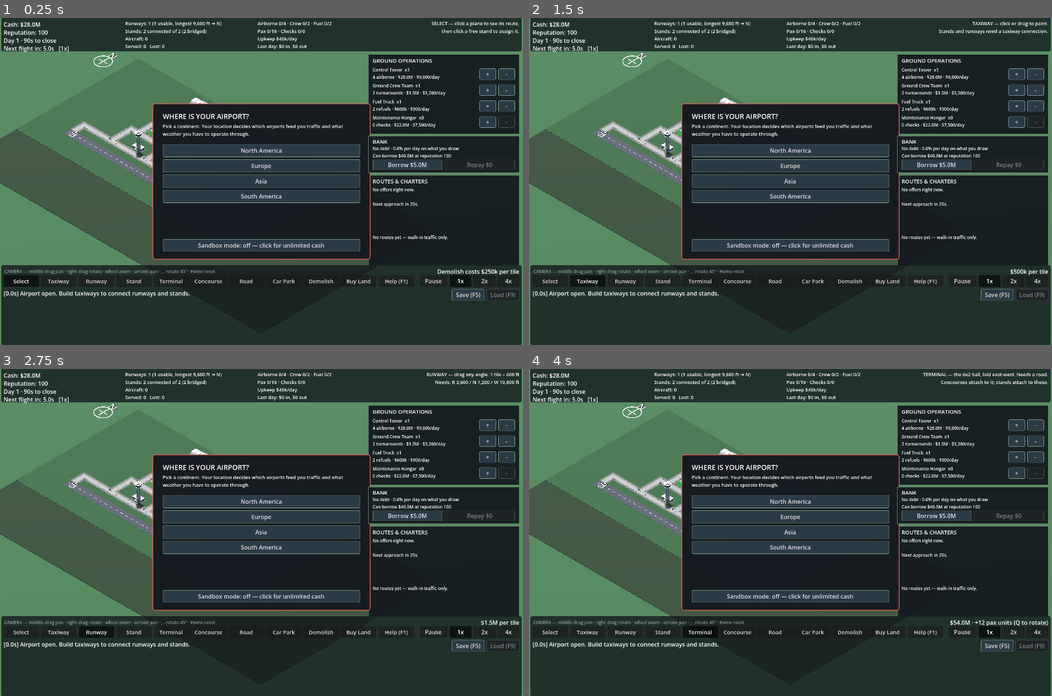
Above: before the commit, frames 1-4 (two rows, left to right).
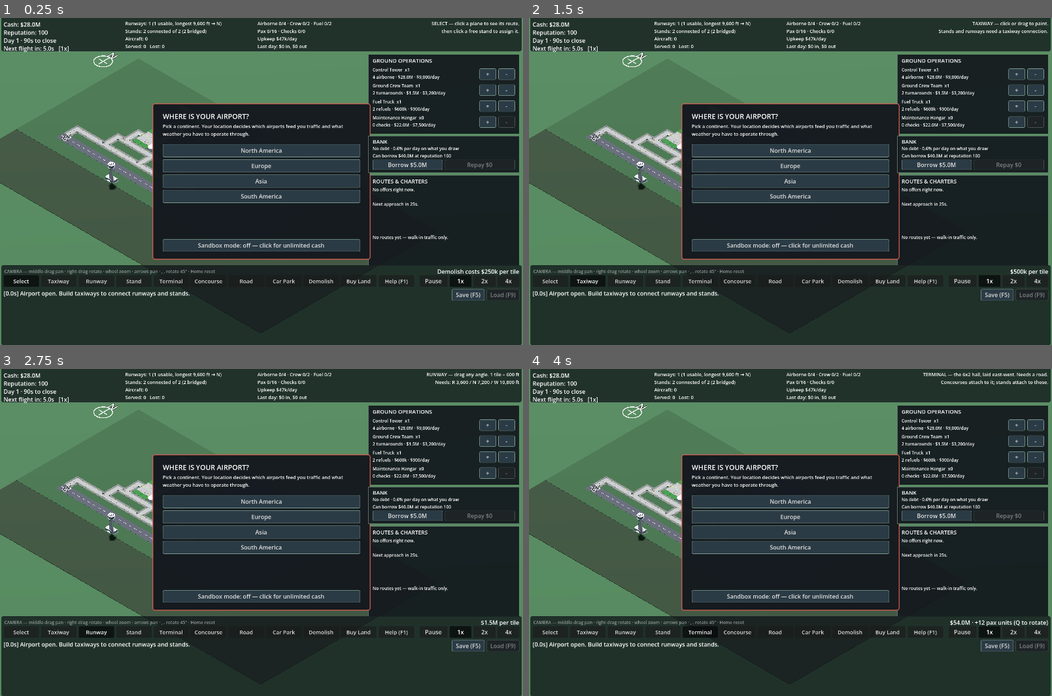
Above: after the commit, the same moments.

Repository: gerp93/airport
Game: Godot game, scene res://Main.tscn
Same seed, same stepped clock (60 frames per second), same inputs: the game is played once before the commit and once after it.
Inputs:
- Up to frame 1 (0.25 s): no input
- Up to frame 2 (1.5 s): click "Select" at 0.5 s; click "Taxiway" at 1.25 s
- Up to frame 3 (2.75 s): click "Runway" at 2 s
- Up to frame 4 (4 s): click "Stand" at 2.75 s; click "Terminal" at 3.5 s

The runs differ from the first frame. In frame 1, 2.0% of the frame differs, in the area x 10-55%, y 5-54%; in frame 2, 2.0%; in frame 3, 2.0%; in frame 4, 2.0%.

Commit message:
Stop the taxiway kit shading itself, and set the airport back from the fence
The quarter-circles of shade on the taxiways were shadow, not geometry --
confirmed by rendering the same frame with the directional shadow off,
where they vanished entirely. The kit's pavement, shoulders and turn
fillets are separate slabs at slightly different heights, so every
fillet's curved edge threw a shadow across the slab beside it. An apron
is the worst case: every cell there is a crossroads, so every cell had
four. Flat ground has no business casting a shadow at all, so the kit
no longer does. The buildings and the tower still do.

Underneath that was a second, real defect. Each junction piece fills the
outside of its turn fillet with dark asphalt shoulder, which is correct
for a junction standing in grass and wrong in the middle of an apron.
Those corners are now repainted as pavement whenever the tile diagonally
beyond them is pavement too. Repainted rather than dropped: the fillet
sharing that corner box is only a quarter-disc, so deleting the shoulder
around it would leave a crescent of bare ground inside what should read
as unbroken concrete. Corners are identified by geometry rather than by
name, because the kit's names are laid out in its own frame and do not
survive the mapping -- cross's "shoulder_sw" is at its north-west.

_add_model() grew a remap callable and a shadow flag to carry both. They
are inputs to the weld, so the corner mask is part of the cache key; the
remap only runs on a miss.

The starter airport moves two rows south so the access road is three
cells rather than one. A single cell read as a terminal built on the
fenceline -- a kerb, not an approach -- and the car parks now sit at the
frontage rather than out on the boundary. The rows came from the
apron-to-parallel links, which were two cells deep for no reason: what
makes that loop work is that there are three of them, not how long each
one is. Everything below the buildings moved together, so the loop is
unchanged in shape.

Verified: tool sweep clean, balance run 0 script errors, 0 gridlocked,
0 towed off, 27 turnarounds -- the one-cell links did not cost anything.

Co-Authored-By: Claude Opus 5 <noreply@anthropic.com>

Diff:
--- a/AirportGrid.gd
+++ b/AirportGrid.gd
@@ -1163,44 +1163,49 @@
 # --- starting layout ---
 
 func seed_starter_airport() -> void:
-	# The whole movement area sits two rows further south than it used to. A pier
-	# is six cells now and a stand three, and the old stack ran the apron straight
-	# through where the pier's last two cells go. Everything below the buildings
-	# moved together, so the loop the layout was tuned around is unchanged in
-	# shape — only its offset.
-	place_runway_seg(cell_to_world(Vector2i(4, 14)), cell_to_world(Vector2i(19, 14)))
+	# The stack, north to south, and every row of it is spoken for: three cells of
+	# access road, the hall, a six-cell pier with the stands on its southern half,
+	# the apron, one row of links, the parallel taxiway, the runway stubs, and the
+	# runway. Eighteen owned rows, fourteen of them used.
+	#
+	# The road is three cells because one looked like the terminal had been built
+	# on the fenceline — there was no approach to it, just a kerb. The rows for
+	# that came from the apron-to-parallel links, which used to be two cells deep
+	# and had no reason to be: what makes the loop work is that there are THREE of
+	# them, not how long each one is.
+	place_runway_seg(cell_to_world(Vector2i(4, 15)), cell_to_world(Vector2i(19, 15)))
 	# A parallel taxiway plus an apron loop, so a blocked plane has a detour to
 	# find. A single-width spine deadlocks head-on traffic almost immediately.
 	for x in range(4, 22):
-		place_taxiway(Vector2i(x, 12))
+		place_taxiway(Vector2i(x, 13))
 	# Apron, parallel taxiway and the two links between them — the same loop the
 	# pre-pier layout used, and the reason it never deadlocked. Every stand below
 	# opens straight onto the apron row, so no aircraft ever enters a cul-de-sac.
 	# Hanging stands off single-width service lanes instead cost 6-7 gridlocks a
 	# run; widening those lanes fixed it but read as a double-width taxiway.
 	for x in range(8, 21):
-		place_taxiway(Vector2i(x, 9))
-	place_taxiway(Vector2i(4, 13))
-	place_taxiway(Vector2i(19, 13))
+		place_taxiway(Vector2i(x, 11))
+	place_taxiway(Vector2i(4, 14))
+	place_taxiway(Vector2i(19, 14))
 	# Links between the apron and the parallel taxiway. Three, not two: with only
 	# the ends joined, a departure pushing back met an arrival head-on and the
 	# nearest detour was the full length of the apron, which is what "gridlocked
 	# outbound" was. A middle link gives blocked traffic somewhere to go without
 	# widening anything.
-	for y in [10, 11]:
-		for x in [8, 13, 20]:
-			place_taxiway(Vector2i(x, y))
+	for x in [8, 13, 20]:
+		place_taxiway(Vector2i(x, 12))
 
 	# The landside spine, north to south: road in from the map edge, car parks
 	# beside it, the hall across the top, then a pier hanging off it at right
 	# angles — the 1-to-N relationship the building model exists for — with a
 	# stand on each flank. Every stand touches the pier and nothing touches the
 	# hall.
-	place_road(Vector2i(13, 0))
-	place_parking(Vector2i(12, 0))
-	place_parking(Vector2i(14, 0))
-	place_terminal(building_cells(Vector2i(10, 1), TERMINAL_SIZE, 0), 0)
-	place_concourse(building_cells(Vector2i(12, 3), CONCOURSE_SIZE, 0), 0)
+	for y in 3:
+		place_road(Vector2i(13, y))
+	place_parking(Vector2i(12, 2))
+	place_parking(Vector2i(14, 2))
+	place_terminal(building_cells(Vector2i(10, 3), TERMINAL_SIZE, 0), 0)
+	place_concourse(building_cells(Vector2i(12, 5), CONCOURSE_SIZE, 0), 0)
 
 	# The column order across the apron is: taxilane, stands, PIER, stands,
 	# taxilane. Every stand therefore has the pier on one flank and pavement on
@@ -1230,8 +1235,8 @@
 	# second stand on each flank, but taking it means adding the passing room to
 	# go with it — a decision for the player rather than a trap the opening
 	# layout walks them into.
-	for y in [7, 8]:
+	for y in [9, 10]:
 		place_taxiway(Vector2i(9, y))
 		place_taxiway(Vector2i(15, y))
-	for anchor in [Vector2i(10, 6), Vector2i(13, 6)]:
+	for anchor in [Vector2i(10, 8), Vector2i(13, 8)]:
 		place_stand(stand_cells_for(anchor, 0), 0)
--- a/Render3D.gd
+++ b/Render3D.gd
@@ -358,22 +358,49 @@
 var _model_xforms := {}
 
 
-func _add_model(key: String, scene: PackedScene, pre: Transform3D, xf: Transform3D) -> void:
+# `remap` optionally repaints or drops individual meshes as they are welded. It
+# takes (node name, material name, bounds in the welded frame) and returns the
+# material name to use, or "" to drop the mesh. It only runs on a cache miss, so
+# whatever varies it MUST also vary the key.
+func _add_model(key: String, scene: PackedScene, pre: Transform3D, xf: Transform3D,
+		remap := Callable(), shadows := true) -> void:
 	if not _model_xforms.has(key):
-		_model_xforms[key] = {"scene": scene, "pre": pre, "x": []}
+		_model_xforms[key] = {
+			"scene": scene, "pre": pre, "remap": remap, "shadows": shadows, "x": [],
+		}
 	(_model_xforms[key]["x"] as Array).append(xf)
 
 
-func _welded_mesh(key: String, scene: PackedScene, pre: Transform3D) -> ArrayMesh:
+func _welded_mesh(key: String, scene: PackedScene, pre: Transform3D,
+		remap := Callable()) -> ArrayMesh:
 	if _welded.has(key):
 		return _welded[key]
 	var src: Node3D = scene.instantiate()
+	# Collected first, grouped second: a remap can send a mesh to a material that
+	# has not been walked yet, and resolving names against a half-filled table
+	# would silently depend on the order the .glb happens to list its nodes in.
+	var parts: Array = []
+	var by_name := {}
+	_collect_parts(src, pre, parts, by_name)
+
 	var by_mat := {}
 	# Materials are dictionary keys, so surface order would otherwise be whatever
 	# the hash happens to give. Kept explicit, so a rebuild cannot reorder a
 	# model's markings under its own pavement.
 	var order: Array = []
-	_weld(src, pre, by_mat, order)
+	for p in parts:
+		var mat: Material = p["mat"]
+		if remap.is_valid():
+			var want: String = remap.call(p["node"], p["name"], p["box"])
+			if want == "":
+				continue
+			mat = by_name.get(want, mat)
+		if not by_mat.has(mat):
+			var st := SurfaceTool.new()
+			st.begin(Mesh.PRIMITIVE_TRIANGLES)
+			by_mat[mat] = st
+			order.append(mat)
+		(by_mat[mat] as SurfaceTool).append_from(p["mesh"], p["surface"], p["xf"])
 
 	var out := ArrayMesh.new()
 	for mat in order:
@@ -385,7 +412,7 @@
 	return out
 
 
-func _weld(n: Node, xf: Transform3D, by_mat: Dictionary, order: Array) -> void:
+func _collect_parts(n: Node, xf: Transform3D, parts: Array, by_name: Dictionary) -> void:
 	var here := xf
 	if n is Node3D:
 		here = xf * (n as Node3D).transform
@@ -395,14 +422,16 @@
 		if m != null:
 			for s in m.get_surface_count():
 				var mat: Material = mi.get_active_material(s)
-				if not by_mat.has(mat):
-					var st := SurfaceTool.new()
-					st.begin(Mesh.PRIMITIVE_TRIANGLES)
-					by_mat[mat] = st
-					order.append(mat)
-				(by_mat[mat] as SurfaceTool).append_from(m, s, here)
+				var nm := "" if mat == null else mat.resource_name
+				if nm != "" and not by_name.has(nm):
+					by_name[nm] = mat
+				parts.append({
+					"node": String(mi.name), "name": nm, "mat": mat,
+					"mesh": m, "surface": s, "xf": here,
+					"box": here * mi.get_aabb(),
+				})
 	for c in n.get_children():
-		_weld(c, here, by_mat, order)
+		_collect_parts(c, here, parts, by_name)
 
 
 # No material_override, unlike _flush_batches: a welded mesh carries a surface per
@@ -417,12 +446,14 @@
 		var mm := MultiMesh.new()
 		# Format before instance_count — changing it afterwards wipes the buffer.
 		mm.transform_format = MultiMesh.TRANSFORM_3D
-		mm.mesh = _welded_mesh(key, b["scene"], b["pre"])
+		mm.mesh = _welded_mesh(key, b["scene"], b["pre"], b["remap"])
 		mm.instance_count = xforms.size()
 		for i in xforms.size():
 			mm.set_instance_transform(i, xforms[i])
 		var mmi := MultiMeshInstance3D.new()
 		mmi.multimesh = mm
+		if not b["shadows"]:
+			mmi.cast_shadow = GeometryInstance3D.SHADOW_CASTING_SETTING_OFF
 		var g: Rect2 = grid.grid_rect()
 		mmi.custom_aabb = AABB(
 			Vector3(g.position.x - 2000.0, -400.0, g.position.y - 2000.0),
@@ -966,8 +997,81 @@
 	# Lifted onto the pavement band. The kit lays its pavement flat at y=0, real
 	# aerodrome fashion, which put it exactly coplanar with the ground and lost
 	# every z-fight — the taxiways instantiated correctly and drew nothing at all.
-	_add_model("tx:" + chosen, TX_MODELS[chosen], TX_PRE,
-		Transform3D(Basis(Vector3.UP, float(steps) * PI * 0.5), w3(centre, H_PAVEMENT)))
+	# Which of the four corner shoulders to repaint. See _tx_corner_of.
+	var repaint := 0
+	for i in 4:
+		var corner: int = TX_CORNERS[i]
+		# The piece's own corner, carried round to the world by the same rotation
+		# the piece itself gets.
+		for k in steps:
+			corner = _tx_rot(corner)
+		var d := Vector2i(1 if corner & TX_E else -1, -1 if corner & TX_N else 1)
+		if _tx_is_pavement(cell + d):
+			repaint |= 1 << i
+
+	# Part of the key, because the weld is cached and the remap only runs on a
+	# miss: two tiles of the same piece with different corners open are two
+	# different meshes.
+	var mask_key := repaint
+	_add_model("tx:%s:%d" % [chosen, repaint], TX_MODELS[chosen], TX_PRE,
+		Transform3D(Basis(Vector3.UP, float(steps) * PI * 0.5), w3(centre, H_PAVEMENT)),
+		func(node: String, mat: String, box: AABB) -> String:
+			if mat != "shoulder_asphalt" or not node.begins_with("shoulder"):
+				return mat
+			var c := _tx_corner_of(box)
+			if c < 0 or not (mask_key & (1 << c)):
+				return mat
+			# Repainted, NOT dropped. The fillet sharing this corner box is only a
+			# quarter-disc; deleting the shoulder around it would leave a crescent
+			# of bare ground inside what should read as unbroken pavement.
+			return "taxiway_concrete",
+		# The kit is ground-plane geometry, and it does not lie perfectly flat: the
+		# pavement, its shoulders and the turn fillets are separate slabs at
+		# slightly different heights. Under a low sun each fillet's curved edge
+		# threw a shadow across the slab beside it, which is the quarter-circle of
+		# shade that appeared at junctions and, worst of all, over an apron, where
+		# every cell is a crossroads and so has four of them.
+		#
+		# Flat ground has no business casting a shadow anyway. The kit's signs and
+		# edge lights lose theirs too, but they are a couple of units tall and
+		# nobody will miss them.
+		false)
+
+
+func _tx_is_pavement(c: Vector2i) -> bool:
+	var t: int = grid.tile_type(c)
+	return t == AirportGrid.TileType.TAXIWAY or t == AirportGrid.TileType.RUNWAY \
+		or t == AirportGrid.TileType.STAND
+
+
+# Every piece carries a dark asphalt shoulder around the outside of its pavement.
+# On the four-way and three-way pieces part of that shoulder is a small square in
+# the DIAGONAL corner, filling the outside of the turn's fillet — which is right
+# for a junction standing in grass, and wrong in the middle of an apron, where it
+# reads as a quarter-circle of shadow dropped on continuous concrete.
+#
+# So a corner shoulder is repainted as pavement whenever the tile diagonally
+# beyond it is pavement too. Identified by geometry rather than by name: the kit's
+# names are laid out in its own frame and do not survive the mapping (`corner`
+# opens north and west, and `cross`'s "shoulder_sw" sits at its north-west).
+#
+# Corner order matches TX_CORNERS: 0 NW, 1 NE, 2 SE, 3 SW.
+const TX_CORNERS := [TX_N | TX_W, TX_N | TX_E, TX_S | TX_E, TX_S | TX_W]
+
+
+func _tx_corner_of(box: AABB) -> int:
+	var t: float = AirportGrid.TILE
+	# Edge strips and end caps run the full length of a side, so bounding both
+	# axes is what separates a corner square from them. Sign bases share the
+	# shoulder material and are smaller still, which the offset test below drops.
+	if box.size.x > t * 0.6 or box.size.z > t * 0.6:
+		return -1
+	var c: Vector3 = box.position + box.size * 0.5
+	if absf(c.x) < t * 0.25 or absf(c.z) < t * 0.25:
+		return -1
+	if c.z < 0.0:
+		return 1 if c.x > 0.0 else 0
+	return 2 if c.x > 0.0 else 3
 
 
 # A road is a narrow ribbon rather than a full tile of tarmac, so landside stops
Not shown, changed: CLAUDE.md
